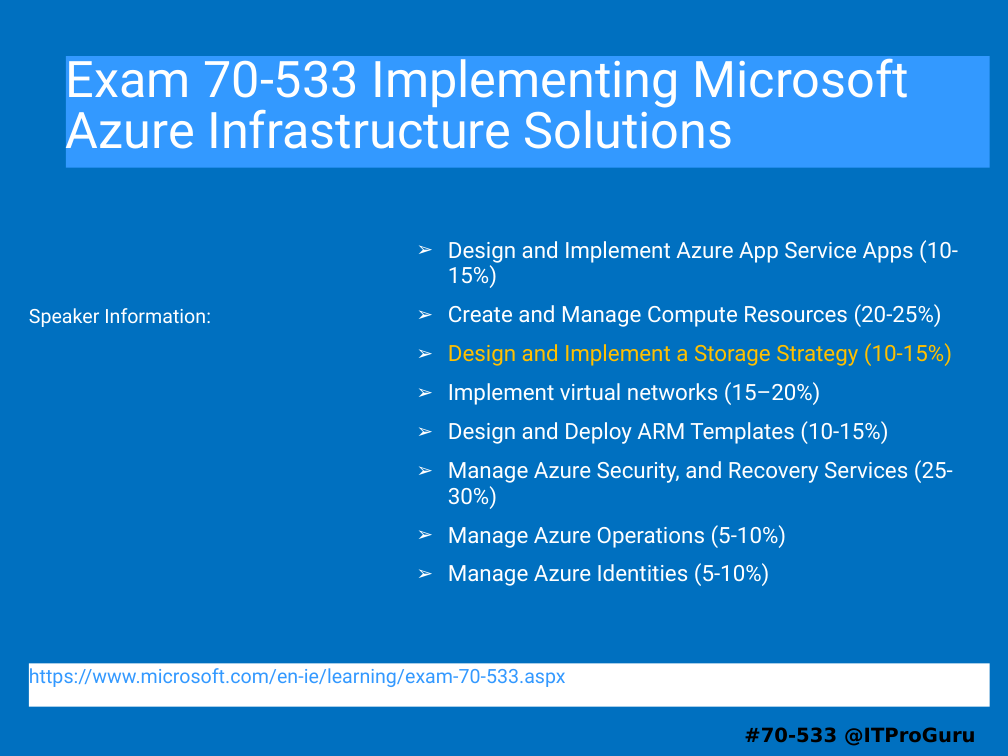
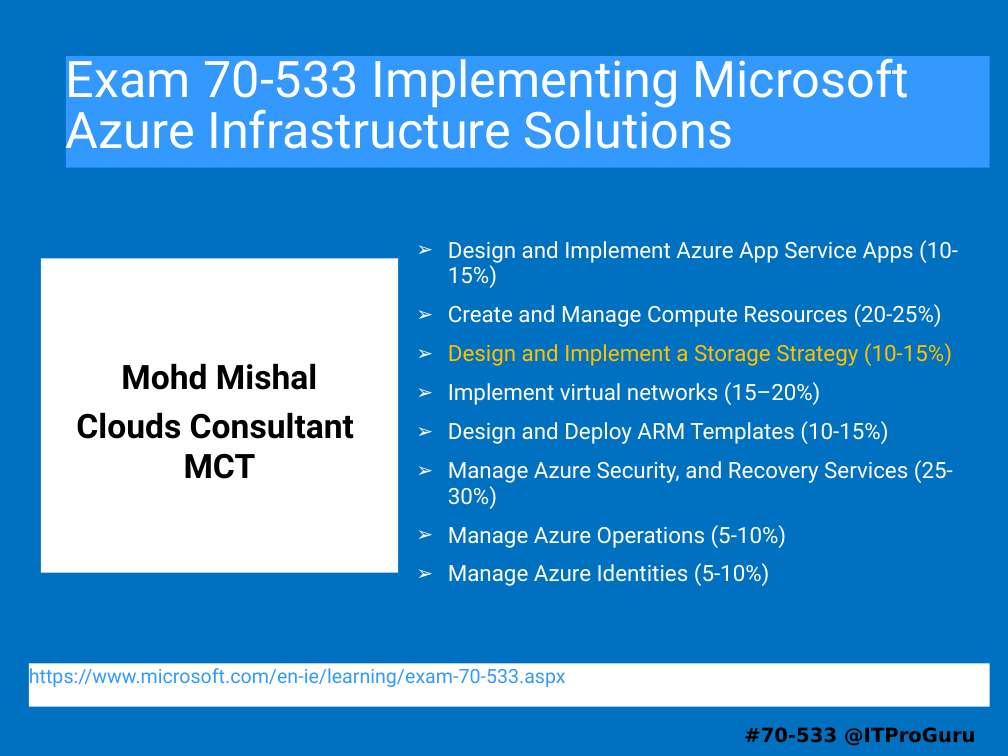
Before and after one commit to guruskill/70-533, a slide deck: slide 1 of 70-533-03-StorageMK.pptx. Drawn at 1008x756 pixels with LibreOffice and Linux fonts; fonts in the diff are those of the drawing. Boxes give left, top, right and bottom in pixels: in the first picture for what was removed or moved away, otherwise in the second. Text is boxed around its words. In the diff, an @@ line names an element or a change of style, - is before the commit and + after.

```diff
--- a/70-533-03-StorageMK.pptx
+++ b/70-533-03-StorageMK.pptx
@@ rectangle added at <box>40,258,398,573</box>, fill #FFFFFF, 24 pt, text #000000, bold @@
+Mohd Mishal
+Clouds Consultant MCT
@@ text removed at <box>29,308,211,327</box> @@
-Speaker Information:
```
Also in this commit, not shown: 4 other slides changed, 9 slides added, 1 slide removed.
